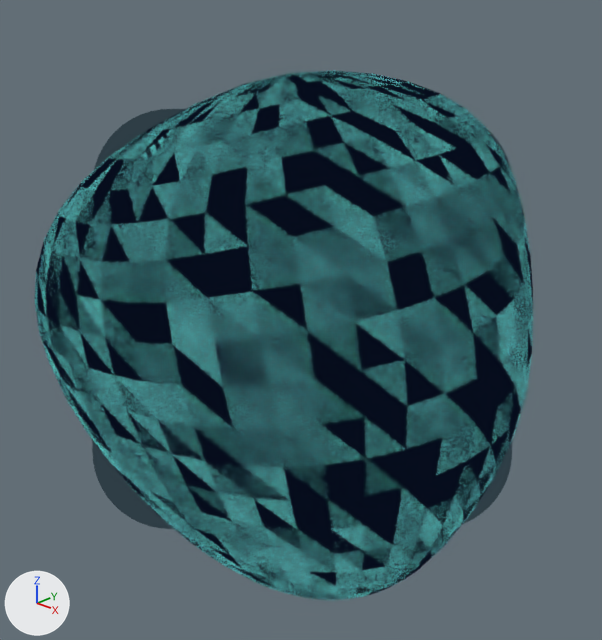
The Blender file assets/icon.blend: old version first, new version second.
The view is the same before and after, from a 50 mm lens placed at (2.72, -2.89, 1.68), pointed at (-1.64, 1.75, -0.96). Arrows for +X, +Y and +Z are at lower left; the lights stay in place. The first picture is the older version.

Names of what the first picture shows: 'Bg', 'Sphere'.
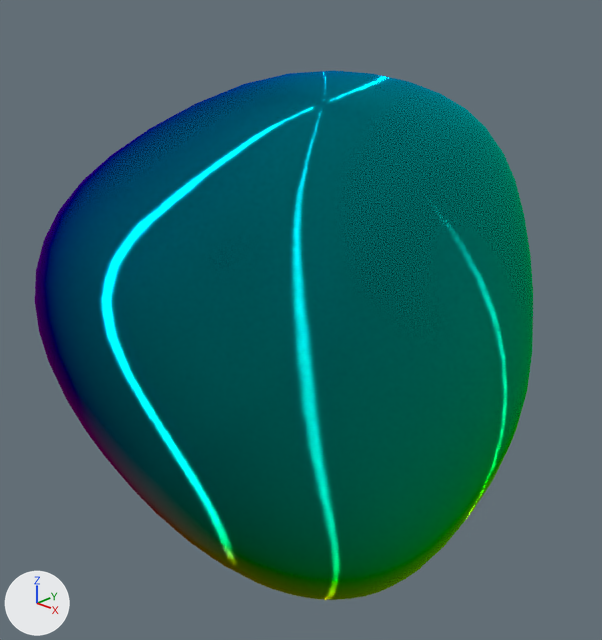
The newer file is also rescaled (x0.867) as a whole; pictures and numbers use the older file's frame.

Changed parts and their boxes [x1, y1, x2, y2] in the pictures (602 x 640 px):
```json
{"object": "Sphere", "change": "recoloured", "before": [35, 71, 533, 600], "after": [35, 71, 533, 600]}
{"object": "Bg", "change": "deleted", "before": [92, 109, 512, 529]}
```

Scene script edits in JSON lines:
```json
{"op": "add", "block": "mat_smooth", "code": ["mat_smooth = bpy.data.materials.new('Smooth')", "# nodes: BsdfAnisotropic, HueSaturation, Mix, NewGeometry, OutputMaterial, VectorMath, VectorTransform", "# colours: light grey #dadada"]}
{"op": "remove", "block": "ob_bg", "code": ["ob_bg = bpy.data.objects.new('Bg', me_plane_001)", "ob_bg.location = (-2.529, 2.712, -1.498)", "ob_bg.rotation_euler = (1.955, 0.0, -2.391)  # degrees (112, 0, -137)", "ob_bg.scale = (2.09, 2.09, 2.09)", "_m = ob_bg.modifiers.new('Bevel', 'BEVEL')", "_m.width = 0.37", "_m.width_pct = 0.37", "_m.segments = 18", "_m.affect = 'VERTICES'"]}
{"op": "remove", "block": "ob_sphere", "code": "_m = ob_sphere.modifiers.new('Outline', 'SOLIDIFY')"}
{"op": "remove", "block": "ob_sphere", "code": "_m.thickness = 0.0"}
{"op": "remove", "block": "ob_sphere", "code": "_m.offset = 1.0"}
{"op": "remove", "block": "ob_sphere", "code": "_m.material_offset = 1"}
{"op": "remove", "block": "ob_sphere", "code": "_m.use_rim = False"}
{"op": "remove", "block": "ob_sphere", "code": "_m.use_flip_normals = True"}
{"op": "add", "block": "ob_sphere", "code": "ob_sphere.material_slots[0].link = 'OBJECT'; ob_sphere.material_slots[0].material = mat_smooth"}
{"op": "add", "block": "ob_sphere", "code": "ob_sphere.material_slots[1].link = 'OBJECT'; ob_sphere.material_slots[1].material = mat_smooth"}
```
